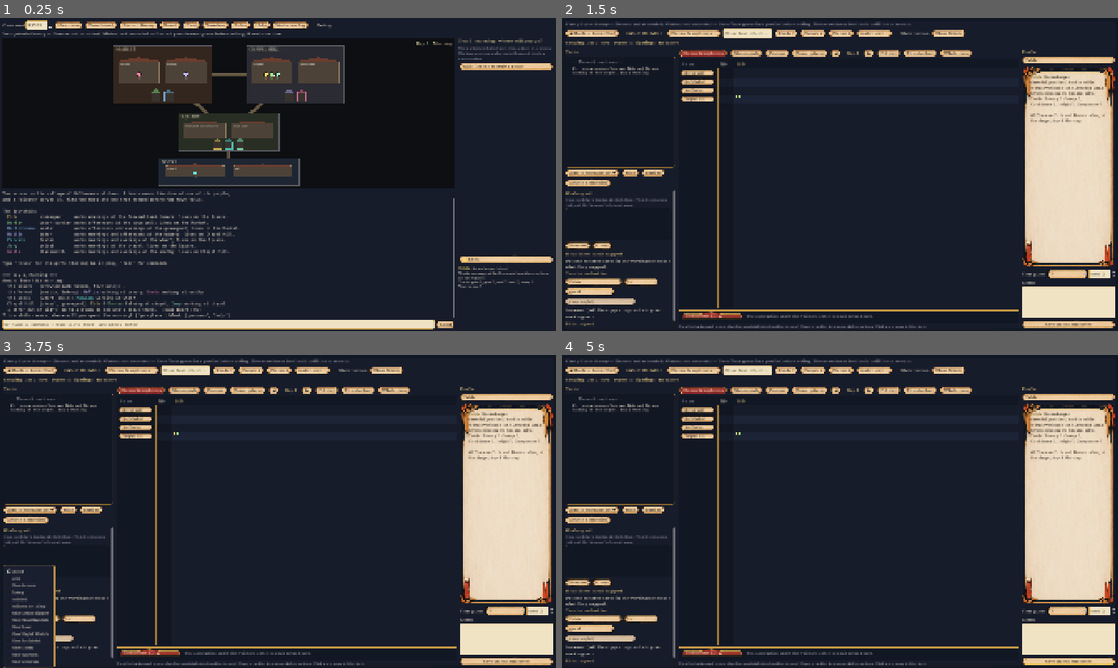
Above: before the commit, frames 1-4 (two rows, left to right).
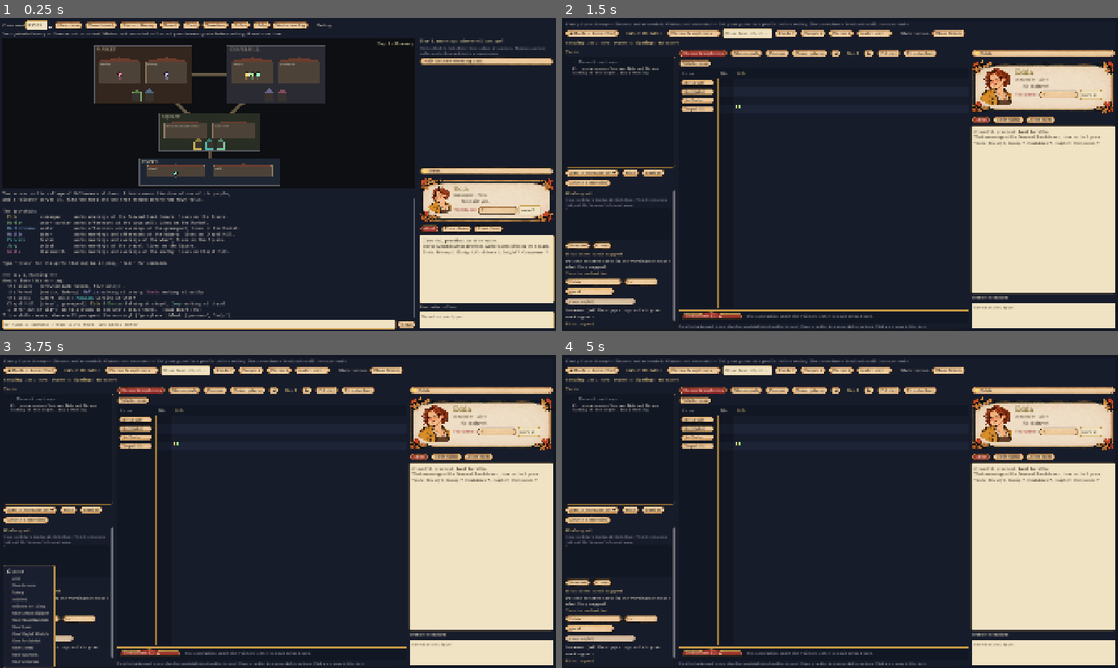
Above: after the commit, the same moments.

Repository: kultcher/deduction_game
Game: Godot game, scene res://ui/main.tscn
Two runs of this game, one before a commit and one after it. Both use one fixed random seed, a clock stepped at 60 frames per second and the inputs below.
Inputs (mouse positions are in pixels of both pictures, inside the frame that each line leads up to):
- Up to frame 1 (0.25 s): no input
- Up to frame 2 (1.5 s): click "Case board" at 0.5 s; click (990, 227) at 1.25 s, where only the run after the commit has a clickable "About"
- Up to frame 3 (3.75 s): click (455, 564) at 2 s, where only the run after the commit has a clickable "Their claims"; click (489, 564) at 2.75 s, where only the run after the commit has a clickable "About them"; click "good" at 3.5 s
- Up to frame 4 (5 s): click (1067, 661) at 4.25 s, where only the run before the commit has a clickable "Save guess and notes"

The runs differ from the first frame. In frame 1, 21% of the frame differs, in the area x 16-100%, y 6-100%; in frame 2, 15%; in frame 3, 15%; in frame 4, 15%.

Commit message:
Shared profile on both screens
- ui/profile_panel.gd: one profile component used by the town screen (compact) and the
  case board, following the shared selected person
- Header: portrait (greyed when dead), name, occupation and status, their claim with its
  role icon, and your guess (red pencil, "?" on every option, 1-3 sure) kept visibly
  separate from what they claim
- Tabs: About | Their claims | About them; card entries are links with when it
  happened and how you heard it; clicking selects the card and shows it on the board
- Guess and notes save as you change them
- Tests: profile sync, links, autosave

Co-Authored-By: Claude Opus 5.5 <noreply@anthropic.com>
Claude-Session: https://claude.ai/code/session_01E6h76tAT9feH9wLQQnhujz

Diff:
--- a/tools/test_ui.gd
+++ b/tools/test_ui.gd
@@ -163,6 +163,29 @@
 	await process_frame
 	_check(bv.lay["items"].is_empty() and "Nothing matches" in cv.status_label.text, "an empty board under filters says why")
 	cv._clear_filters()
+	# The shared profile: one component on both screens, kept on the same person.
+	var pp = cv.profile
+	var said_by = ""
+	for c in g.board:
+		if g.w.by_id.has(c.get("source", "")):
+			said_by = c["source"]
+			break
+	if said_by != "":
+		scene._select_person(said_by)
+		pp.tab = 1
+		pp.refresh()
+		_check(pp.current() == said_by and scene.profile.current() == said_by, "both profiles follow the selected person")
+		_check("[url=card:" in pp.body.text, "'Their claims' lists their cards as links")
+		var first = pp.body.text.get_slice("[url=card:", 1).to_int()
+		pp.body.meta_clicked.emit("card:%d" % first)
+		_check(cv.state.selected_card == first, "clicking a card link selects that card")
+		pp.tab = 0
+		pp.refresh()
+		for i in range(pp.guess_opt.item_count):
+			if pp.guess_opt.get_item_metadata(i) == "poisoner":
+				pp.guess_opt.select(i)
+				pp.guess_opt.item_selected.emit(i)
+		_check(g.guesses.get(said_by, {}).get("guess", "") == "poisoner", "a guess saves as soon as it's chosen")
 	cv.visible = false
 	# Debug overlay: shows NPCs' private view, and marks identification unscored.
 	scene.debug_check.button_pressed = true
--- a/ui/case_view.gd
+++ b/ui/case_view.gd
@@ -13,6 +13,7 @@
 const CardModel = preload("res://game/card_model.gd")
 const BoardView = preload("res://ui/board_view.gd")
 const DeductionTray = preload("res://ui/deduction_tray.gd")
+const ProfilePanel = preload("res://ui/profile_panel.gd")
 
 var g
 var mono: Font
@@ -38,12 +39,16 @@
 var view_tabs: Array = []
 var rows_btn: Button
 var day_label: Label
-var prof_opt: OptionButton
-var prof_text: RichTextLabel
-var guess_opt: OptionButton
+var profile                   # ui/profile_panel.gd
+var prof_opt: OptionButton:
+	get: return profile.person_opt
+var guess_opt: OptionButton:
+	get: return profile.guess_opt
 var theory_label: Label
-var conf_spin: SpinBox
-var note_edit: TextEdit
+var conf_spin: SpinBox:
+	get: return profile.conf_spin
+var note_edit: TextEdit:
+	get: return profile.note_edit
 var result_text: RichTextLabel
 var result_box: VBoxContainer
 var hidden_check: CheckBox
@@ -282,49 +287,15 @@
 		board.queue_redraw()
 		tray.queue_redraw())
 
-	# Right: the profile.
-	var right = VBoxContainer.new()
-	right.custom_minimum_size = Vector2(280, 0)
-	mid_split.add_child(right)
-	right.add_child(_heading("Profile"))
-	prof_opt = OptionButton.new()
-	prof_opt.item_selected.connect(func(_i):
-		state.select_person(_meta(prof_opt))
-		_refresh_profile())
-	right.add_child(prof_opt)
-	var paper = PanelContainer.new()
-	paper.add_theme_stylebox_override("panel", UITheme.panel("paper"))
-	paper.size_flags_vertical = Control.SIZE_EXPAND_FILL
-	right.add_child(paper)
-	prof_text = RichTextLabel.new()
-	prof_text.size_flags_vertical = Control.SIZE_EXPAND_FILL
-	prof_text.custom_minimum_size = Vector2(0, 240)
-	prof_text.add_theme_font_size_override("normal_font_size", 13)
-	prof_text.add_theme_color_override("default_color", UITheme.color("ink"))
-	paper.add_child(prof_text)
-	var gl = HBoxContainer.new()
-	right.add_child(gl)
-	var glab = Label.new()
-	glab.text = "Your guess"
-	gl.add_child(glab)
-	guess_opt = OptionButton.new()
-	for x in ["?", "good", "evil"] + C.GOOD_ROLES + ["demon", "poisoner"]:
-		guess_opt.add_item(x if not C.ROLES.has(x) else C.role_name(x))
-		guess_opt.set_item_metadata(guess_opt.item_count - 1, x)
-	gl.add_child(guess_opt)
-	conf_spin = SpinBox.new()
-	conf_spin.min_value = 1
-	conf_spin.max_value = 3
-	conf_spin.value = 2
-	conf_spin.prefix = "conf"
-	gl.add_child(conf_spin)
-	var nl = Label.new()
-	nl.text = "Notes"
-	right.add_child(nl)
-	note_edit = TextEdit.new()
-	note_edit.custom_minimum_size = Vector2(0, 110)
-	right.add_child(note_edit)
-	_btn(right, "Save guess and notes", _on_save_profile)
+	# Right: the profile (the same component as on the town screen).
+	profile = ProfilePanel.new()
+	profile.custom_minimum_size = Vector2(300, 0)
+	profile.build()
+	profile.changed.connect(func():
+		theory_label.text = _theory_text()
+		changed.emit())
+	profile.card_clicked.connect(func(_n): board.fit_selection())
+	mid_split.add_child(profile)
 
 func _heading(t: String) -> Label:
 	var l = Label.new()
@@ -367,7 +338,6 @@
 	state.places.clear()
 	state.kinds.clear()
 	state.cell = {}
-	prof_opt.clear()
 	b_who.clear()
 	hidden_check.set_pressed_no_signal(g.show_hidden)
 	for n in g.w.npcs:
@@ -375,8 +345,6 @@
 		b_who.set_item_metadata(b_who.item_count - 1, n.id)
 		pp.add_check_item(n.name)
 		pp.set_item_metadata(pp.item_count - 1, n.id)
-		prof_opt.add_item(n.name)
-		prof_opt.set_item_metadata(prof_opt.item_count - 1, n.id)
 	b_who.add_item("One of these people")
 	b_who.set_item_metadata(b_who.item_count - 1, "*group")
 	var lp: PopupMenu = place_menu.get_popup()
@@ -387,16 +355,21 @@
 	for l in C.LOCATIONS:
 		lp.add_check_item("    " + C.loc_name(l))
 		lp.set_item_metadata(lp.item_count - 1, l)
+	profile.setup(g, state)
 	_fill_kinds()
 	_sync_menus()
 	refresh()
 
+func _theory_text() -> String:
+	var t: String = g.theory_status()
+	if not g.w.game_over:
+		t += " — Set your guess in a profile before voting. No correctness feedback until the case ends."
+	return t
+
 func refresh() -> void:
 	if g == null:
 		return
-	theory_label.text = g.theory_status()
-	if not g.w.game_over:
-		theory_label.text += " — Save Your guess in a profile before voting. No correctness feedback until the case ends."
+	theory_label.text = _theory_text()
 	_refresh_cards()
 	_refresh_profile()
 	_fill_nights()
@@ -583,52 +556,13 @@
 		board.queue_redraw()
 
 func _refresh_profile() -> void:
-	var id = _meta(prof_opt)
-	if id == "":
-		return
-	var p: Dictionary = g.profile_data(id)
-	var lines = PackedStringArray()
-	lines.append("[color=#%s][b]%s[/b][/color] the %s" % [UITheme.ink_of(C.npc_color(id)).to_html(false), p["name"], p["occupation"]])
-	lines.append(p["blurb"])
-	lines.append("Works %s; lives on %s; %s." % [p["work"], p["home"], p["status"]])
-	if p["claim"] != "":
-		lines.append(p["claim"])
-	for x in p["named"]:
-		lines.append("Readings say: " + x)
-	if g.debug_overlay:
-		lines.append("[color=#9fd3a8]" + g.debug_npc_text(id) + "[/color]")
-	var tl = PackedStringArray()
-	for t in C.TRAITS:
-		tl.append("%s %s" % [t.capitalize(), p["traits"].get(t, "?")])
-	lines.append("Traits: " + ", ".join(tl))
-	lines.append("")
-	for num in p["cards"]:
-		lines.append("#%d %s" % [num, g.board[num - 1]["text"]])
-	prof_text.bbcode_enabled = true
-	prof_text.text = "\n".join(lines)
-	var gs: Dictionary = p["guess"]
-	guess_opt.select(0)
-	for i in range(guess_opt.item_count):
-		if gs.get("guess", "?") == guess_opt.get_item_metadata(i):
-			guess_opt.select(i)
-	conf_spin.value = gs.get("confidence", 2)
-	guess_opt.disabled = g.w.game_over
-	conf_spin.editable = not g.w.game_over
-	note_edit.text = p["note"]
+	profile.refresh()
 
 func show_profile(id: String) -> void:
-	for i in range(prof_opt.item_count):
-		if prof_opt.get_item_metadata(i) == id:
-			prof_opt.select(i)
-	_refresh_profile()
+	profile.show_person(id)
 
 func _on_save_profile() -> void:
-	var id = _meta(prof_opt)
-	if id == "":
-		return
-	g.set_note(id, note_edit.text)
-	if not g.w.game_over:
-		g.set_guess(id, guess_opt.get_item_metadata(guess_opt.selected), int(conf_spin.value))
+	profile.save()
 	refresh()
 	changed.emit()
 
--- a/ui/main.gd
+++ b/ui/main.gd
@@ -11,6 +11,7 @@
 const MapView = preload("res://ui/map_view.gd")
 const CaseState = preload("res://ui/case_state.gd")
 const UITheme = preload("res://ui/theme.gd")
+const ProfilePanel = preload("res://ui/profile_panel.gd")
 
 var g
 var out: RichTextLabel
@@ -19,8 +20,9 @@
 var side: VBoxContainer
 var side_filter: LineEdit
 var side_list
-var side_person: OptionButton
-var side_profile: RichTextLabel
+var profile                  # ui/profile_panel.gd: the same profile as on the case board
+var side_profile: RichTextLabel:
+	get: return profile.body
 var case_view
 var case_state = CaseState.new()   # view, filters and selection shared by every panel
 var map
@@ -136,17 +138,17 @@
 	actions.size_flags_horizontal = Control.SIZE_EXPAND_FILL
 	asc.add_child(actions)
 	right.add_child(HSeparator.new())
-	side_person = OptionButton.new()
-	side_person.clip_text = true
-	side_person.item_selected.connect(func(_i):
-		case_state.select_person(_side_person_id())
-		_refresh_profile())
-	right.add_child(side_person)
-	side_profile = RichTextLabel.new()
-	side_profile.bbcode_enabled = true
-	side_profile.custom_minimum_size = Vector2(0, 220)
-	side_profile.add_theme_font_size_override("normal_font_size", 12)
-	right.add_child(side_profile)
+	profile = ProfilePanel.new(true)
+	profile.build()
+	profile.size_flags_vertical = Control.SIZE_EXPAND_FILL
+	profile.size_flags_stretch_ratio = 1.4
+	profile.person_changed.connect(func(id): map.selected_npc = id)
+	profile.changed.connect(func(): theory_label.text = g.theory_status())
+	profile.card_clicked.connect(func(n):
+		_open_case_view()
+		case_state.select_card(n)
+		case_view.board.fit_selection())
+	right.add_child(profile)
 
 	# Optional case-board sidebar.
 	side = VBoxContainer.new()
@@ -212,12 +214,8 @@
 	out.clear()
 	_build_colour_rules()
 	_print(g.new_case(int(seed_box.value)))
-	side_person.clear()
-	for n in g.w.npcs:
-		side_person.add_item(n.name)
-		side_person.set_item_metadata(side_person.item_count - 1, n.id)
-		side_person.set_item_icon(side_person.item_count - 1, _swatch(C.npc_color(n.id)))
 	case_view.set_game(g)
+	profile.setup(g, case_state)
 	map.set_game(g)
 	if debug_check.button_pressed:
 		g.set_debug_overlay(true)
@@ -278,13 +276,11 @@
 
 ## Show this person's profile in the sidebar and the case view.
 func _side_person_id() -> String:
-	return side_person.get_item_metadata(side_person.selected) if side_person.selected >= 0 else ""
+	return profile.current()
 
 func _select_person(id: String) -> void:
 	case_state.select_person(id)
-	for i in range(side_person.item_count):
-		if side_person.get_item_metadata(i) == id:
-			side_person.select(i)
+	profile.show_person(id)
 	case_view.show_profile(id)
 	map.selected_npc = id
 	_refresh_profile()
@@ -644,29 +640,8 @@
 	_refresh_profile()
 
 func _refresh_profile() -> void:
-	if g == null or side_person.selected < 0:
-		return
-	var id: String = side_person.get_item_metadata(side_person.selected)
-	var p: Dictionary = g.profile_data(id)
-	var hex = C.npc_color(id).to_html(false)
-	var tl = PackedStringArray()
-	for t in ["privacy", "gossip", "confidence", "insight", "composure"]:
-		tl.append("%s %s" % [t.substr(0, 4), p["traits"].get(t, "?")])
-	var gs: Dictionary = p["guess"]
-	var lines = PackedStringArray()
-	lines.append("[color=#%s][b]%s[/b][/color] the %s (%s)" % [hex, p["name"], p["occupation"], p["status"]])
-	lines.append("Works %s; lives on %s." % [p["work"], p["home"]])
-	if p["claim"] != "":
-		lines.append(p["claim"])
-	for x in p["named"]:
-		lines.append("Readings say: " + x)
-	lines.append("Traits: " + ", ".join(tl))
-	lines.append("Your guess: %s%s" % [gs.get("guess", "?"), (" (%d/3)" % gs["confidence"]) if gs.has("confidence") else ""])
-	if p["note"] != "":
-		lines.append("Note: " + p["note"])
-	if g.debug_overlay:
-		lines.append("[color=#9fd3a8]" + g.debug_npc_text(id) + "[/color]")
-	side_profile.text = "\n".join(lines).replace("[lb]", "[")
+	if g != null:
+		profile.refresh()
 
 func _on_input_key(ev: InputEvent) -> void:
 	if ev is InputEventKey and ev.pressed and not history.is_empty():
--- /dev/null
+++ b/ui/profile_panel.gd
@@ -0,0 +1,311 @@
+## One person's profile, the same component on the town screen and the case board.
+## Header: portrait, name, occupation, status; what they claim (their word) and your guess
+## (your theory, styled so it can never pass for a confirmed role). Tabs: About | Their
+## claims (what they've told you or the town) | About them (what others say of them). Card
+## entries are links: clicking one selects that card (and shows it on the board). Your guess
+## and notes save as you change them.
+extends VBoxContainer
+
+signal changed                # guess or notes saved
+signal card_clicked(num)
+signal person_changed(id)
+
+const C = preload("res://sim/content.gd")
+const CardModel = preload("res://game/card_model.gd")
+const UITheme = preload("res://ui/theme.gd")
+
+const TABS = ["About", "Their claims", "About them"]
+
+var g
+var state
+var person_opt: OptionButton
+var portrait: TextureRect
+var name_label: Label
+var sub_label: Label
+var claim_icon: TextureRect
+var claim_label: Label
+var guess_opt: OptionButton
+var conf_spin: SpinBox
+var tab_buttons: Array = []
+var body: RichTextLabel
+var note_edit: TextEdit
+var tab = 0
+var _setting = false
+var compact = false   # the town screen's narrower column: smaller portrait
+
+func _init(is_compact: bool = false) -> void:
+	compact = is_compact
+	add_theme_constant_override("separation", 6)
+
+func _ready() -> void:
+	if person_opt == null:
+		build()
+
+func build() -> void:
+	person_opt = OptionButton.new()
+	person_opt.clip_text = true
+	person_opt.item_selected.connect(func(_i):
+		if _setting:
+			return
+		var id = current()
+		if state != null:
+			state.select_person(id)
+		person_changed.emit(id)
+		refresh())
+	add_child(person_opt)
+
+	# Header on framed paper: portrait beside name, claim and guess.
+	var head = PanelContainer.new()
+	head.add_theme_stylebox_override("panel", UITheme.panel("paper"))
+	add_child(head)
+	var hb = HBoxContainer.new()
+	hb.add_theme_constant_override("separation", 10)
+	head.add_child(hb)
+	portrait = TextureRect.new()
+	portrait.expand_mode = TextureRect.EXPAND_IGNORE_SIZE
+	portrait.stretch_mode = TextureRect.STRETCH_KEEP_ASPECT_CENTERED
+	portrait.custom_minimum_size = Vector2(78, 92) if compact else Vector2(112, 132)
+	hb.add_child(portrait)
+	var info = VBoxContainer.new()
+	info.size_flags_horizontal = Control.SIZE_EXPAND_FILL
+	info.add_theme_constant_override("separation", 2)
+	hb.add_child(info)
+	name_label = Label.new()
+	name_label.add_theme_font_size_override("font_size", 20 if compact else 24)
+	info.add_child(name_label)
+	sub_label = Label.new()
+	sub_label.autowrap_mode = TextServer.AUTOWRAP_WORD_SMART
+	sub_label.add_theme_font_size_override("font_size", 13)
+	sub_label.add_theme_color_override("font_color", UITheme.color("ink_soft"))
+	info.add_child(sub_label)
+	var crow = HBoxContainer.new()
+	info.add_child(crow)
+	claim_icon = TextureRect.new()
+	claim_icon.expand_mode = TextureRect.EXPAND_IGNORE_SIZE
+	claim_icon.stretch_mode = TextureRect.STRETCH_KEEP_ASPECT_CENTERED
+	claim_icon.custom_minimum_size = Vector2(22, 22)
+	crow.add_child(claim_icon)
+	claim_label = Label.new()
+	claim_label.autowrap_mode = TextServer.AUTOWRAP_WORD_SMART
+	claim_label.size_flags_horizontal = Control.SIZE_EXPAND_FILL
+	claim_label.add_theme_font_size_override("font_size", 14)
+	claim_label.add_theme_color_override("font_color", UITheme.color("ink"))
+	crow.add_child(claim_label)
+	# Your guess: a pencilled note, visibly yours, not a fact.
+	var grow = HBoxContainer.new()
+	info.add_child(grow)
+	var gl = Label.new()
+	gl.text = "Your guess:"
+	gl.add_theme_font_size_override("font_size", 13)
+	gl.add_theme_color_override("font_color", UITheme.color("red"))
+	grow.add_child(gl)
+	guess_opt = OptionButton.new()
+	guess_opt.add_theme_font_size_override("font_size", 13)
+	for x in ["?", "good", "evil"] + C.GOOD_ROLES + ["demon", "poisoner"]:
+		guess_opt.add_item((x if not C.ROLES.has(x) else C.role_name(x)) + ("" if x == "?" else " ?"))
+		guess_opt.set_item_metadata(guess_opt.item_count - 1, x)
+	guess_opt.tooltip_text = "Your private theory about this person. Nobody else sees it."
+	guess_opt.item_selected.connect(func(_i): _save_guess())
+	grow.add_child(guess_opt)
+	conf_spin = SpinBox.new()
+	conf_spin.min_value = 1
+	conf_spin.max_value = 3
+	conf_spin.value = 2
+	conf_spin.prefix = "sure"
+	conf_spin.tooltip_text = "How sure you are (1-3)."
+	conf_spin.value_changed.connect(func(_v): _save_guess())
+	grow.add_child(conf_spin)
+
+	# Tabs.
+	var tabs = HBoxContainer.new()
+	tabs.add_theme_constant_override("separation", 4)
+	add_child(tabs)
+	for i in range(TABS.size()):
+		var k = i
+		var b = Button.new()
+		b.text = TABS[i]
+		b.toggle_mode = true
+		b.add_theme_font_size_override("font_size", 13)
+		b.pressed.connect(func():
+			tab = k
+			refresh())
+		tabs.add_child(b)
+		tab_buttons.append(b)
+	var page = PanelContainer.new()
+	page.add_theme_stylebox_override("panel", UITheme.flat(UITheme.color("paper"), UITheme.color("border"), 1, 4, 10))
+	page.size_flags_vertical = Control.SIZE_EXPAND_FILL
+	add_child(page)
+	body = RichTextLabel.new()
+	body.bbcode_enabled = true
+	body.size_flags_vertical = Control.SIZE_EXPAND_FILL
+	body.custom_minimum_size = Vector2(0, 140 if compact else 200)
+	body.add_theme_font_size_override("normal_font_size", 13)
+	body.add_theme_color_override("default_color", UITheme.color("ink"))
+	body.meta_clicked.connect(func(meta):
+		var s = str(meta)
+		if s.begins_with("card:"):
+			var n = s.substr(5).to_int()
+			if state != null:
+				state.select_card(n)
+			card_clicked.emit(n))
+	page.add_child(body)
+	var nl = Label.new()
+	nl.text = "Your notes on them"
+	nl.add_theme_font_size_override("font_size", 13)
+	add_child(nl)
+	note_edit = TextEdit.new()
+	note_edit.custom_minimum_size = Vector2(0, 60 if compact else 90)
+	note_edit.wrap_mode = TextEdit.LINE_WRAPPING_BOUNDARY
+	note_edit.placeholder_text = "Saved as you type."
+	note_edit.text_changed.connect(func():
+		if not _setting and g != null and current() != "":
+			g.set_note(current(), note_edit.text))
+	add_child(note_edit)
+
+func setup(game, st) -> void:
+	g = game
+	state = st
+	if person_opt == null:
+		build()
+	_setting = true
+	person_opt.clear()
+	for n in g.w.npcs:
+		person_opt.add_item(n.name)
+		person_opt.set_item_metadata(person_opt.item_count - 1, n.id)
+		person_opt.set_item_icon(person_opt.item_count - 1, _swatch(C.npc_color(n.id)))
+	_setting = false
+	refresh()
+
+func _swatch(c: Color) -> Texture2D:
+	var img = Image.create(12, 12, false, Image.FORMAT_RGBA8)
+	img.fill(c)
+	return ImageTexture.create_from_image(img)
+
+func current() -> String:
+	if person_opt == null or person_opt.selected < 0:
+		return ""
+	return person_opt.get_item_metadata(person_opt.selected)
+
+func show_person(id: String) -> void:
+	if person_opt == null:
+		return
+	_setting = true
+	for i in range(person_opt.item_count):
+		if person_opt.get_item_metadata(i) == id:
+			person_opt.select(i)
+	_setting = false
+	refresh()
+
+## Save the guess (and notes) now; used by the case board's banner shortcut and tests.
+func save() -> void:
+	var id = current()
+	if id == "" or g == null:
+		return
+	g.set_note(id, note_edit.text)
+	if not g.w.game_over:
+		g.set_guess(id, guess_opt.get_item_metadata(guess_opt.selected), int(conf_spin.value))
+	changed.emit()
+
+func _save_guess() -> void:
+	if _setting or g == null or current() == "" or g.w.game_over:
+		return
+	g.set_guess(current(), guess_opt.get_item_metadata(guess_opt.selected), int(conf_spin.value))
+	changed.emit()
+
+func refresh() -> void:
+	if g == null or person_opt == null:
+		return
+	var id = current()
+	if id == "":
+		return
+	var n = g.w.by_id[id]
+	var p: Dictionary = g.profile_data(id)
+	_setting = true
+	var tex = UITheme.tex("art/portraits/" + id, 0.5)
+	portrait.texture = tex
+	portrait.modulate = Color(1, 1, 1) if n.alive else Color(0.45, 0.42, 0.42, 0.85)
+	name_label.text = p["name"] + ("" if n.alive else "  †")
+	name_label.add_theme_color_override("font_color", UITheme.ink_of(C.npc_color(id)))
+	var st: String = p["status"]
+	sub_label.text = "%s · %s" % [p["occupation"].capitalize(), st[0].to_upper() + st.substr(1)]
+	# What they claim, in their words.
+	var role = ""
+	var claim_txt = "No claim yet."
+	if n.claim_public:
+		role = n.claimed_role
+		claim_txt = "Claims: %s (to the town)" % C.role_name(role)
+	elif n.max_tier >= 3 and C.ROLES.has(n.claimed_role):
+		role = n.claimed_role
+		claim_txt = "Claims: %s (told you privately)" % C.role_name(role)
+	elif n.claimed_role == "none":
+		role = "none"
+		claim_txt = "Says they have no gift."
+	elif n.max_tier == 2:
+		var pk: String = C.package_of(g.w.evil_plan["bluffs"][id] if n.is_evil() else n.role)
+		claim_txt = "Hinted at %s." % C.HINT_PACKAGES[pk]["name"] if C.HINT_PACKAGES.has(pk) else "Hinted at a gift."
+		role = "unknown"
+	claim_label.text = claim_txt
+	claim_icon.texture = UITheme.tex("ui/roles/" + role, 0.07) if role != "" else null
+	var gs: Dictionary = p["guess"]
+	guess_opt.select(0)
+	for i in range(guess_opt.item_count):
+		if gs.get("guess", "?") == guess_opt.get_item_metadata(i):
+			guess_opt.select(i)
+	conf_spin.value = gs.get("confidence", 2)
+	guess_opt.disabled = g.w.game_over
+	conf_spin.editable = not g.w.game_over
+	if note_edit.text != p["note"]:
+		note_edit.text = p["note"]
+	for i in range(tab_buttons.size()):
+		tab_buttons[i].set_pressed_no_signal(i == tab)
+	_setting = false
+	body.text = _page(id, p)
+
+func _ink(hex_from: Color) -> String:
+	return UITheme.ink_of(hex_from).to_html(false)
+
+func _page(id: String, p: Dictionary) -> String:
+	var lines = PackedStringArray()
+	match tab:
+		0:
+			var bl: String = p["blurb"]
+			lines.append("[i]%s.[/i]" % (bl[0].to_upper() + bl.substr(1)))
+			lines.append("Works %s; lives on %s." % [p["work"], p["home"]])
+			var tl = PackedStringArray()
+			for t in C.TRAITS:
+				tl.append("%s [b]%s[/b]" % [t.capitalize(), p["traits"].get(t, "?")])
+			lines.append("Traits: " + ", ".join(tl))
+			for x in p["named"]:
+				lines.append("Readings say: " + x)
+			if g.debug_overlay:
+				lines.append("")
+				lines.append("[color=#2f6b3a]" + g.debug_npc_text(id) + "[/color]")
+		1:
+			var said: Array = g.board.filter(func(c): return not c.get("deleted", false) and c.get("kind", "") != "deduction" and \
+				(c.get("source", "") == id or c.get("via", "") == id or c.get("learned", []).any(func(d): return d.get("via", "") == id)))
+			lines.append("[b]What %s has said[/b] (to you, or to the town)" % p["name"] if not said.is_empty() else "%s hasn't told you anything yet." % p["name"])
+			lines += _entries(said, id)
+		2:
+			var about: Array = g.board.filter(func(c): return not c.get("deleted", false) and c.get("source", "") != id and id in CardModel.about(c))
+			lines.append("[b]What's been said or seen of %s[/b]" % p["name"] if not about.is_empty() else "Nothing on your board about %s yet." % p["name"])
+			lines += _entries(about, id)
+	return "\n".join(lines)
+
+## Card links, oldest first, each with when it happened and how you heard it.
+func _entries(cards: Array, id: String) -> PackedStringArray:
+	var out = PackedStringArray()
+	var sorted = cards.duplicate()
+	sorted.sort_custom(func(a, b): return CardModel.time_order(a.get("when", {"day": a.get("day", 0), "phase": 0})) < CardModel.time_order(b.get("when", {"day": b.get("day", 0), "phase": 0})))
+	for c in sorted:
+		var t: Dictionary = c.get("when", {"day": c.get("day", 0), "phase": 0})
+		var heard = PackedStringArray()
+		for d in c.get("learned", []):
+			var who: String = d.get("via", "")
+			var how = "public" if d.get("public", false) else ("private" if who == id or who == c.get("source", "") else "via " + (g.w.by_id[who].name if g.w.by_id.has(who) else "you"))
+			if who in ["player", "evidence", ""]:
+				how = "you saw" if not d.get("public", false) else "public"
+			heard.append("%s %s" % [CardModel.time_label({"day": d["day"], "phase": d["phase"]}), how])
+		var col = "7a1f1a" if c.get("kind", "") == "deduction" else "2b2116"
+		out.append("[color=#8a7a5a]%s[/color] [url=card:%d][color=#%s]#%d %s[/color][/url] [color=#8a7a5a](%s)[/color]" %
+			[CardModel.time_label(t), c["n"], col, c["n"], c.get("text", ""), ", ".join(heard)])
+	return out
Not shown, changed: DESIGN.md
